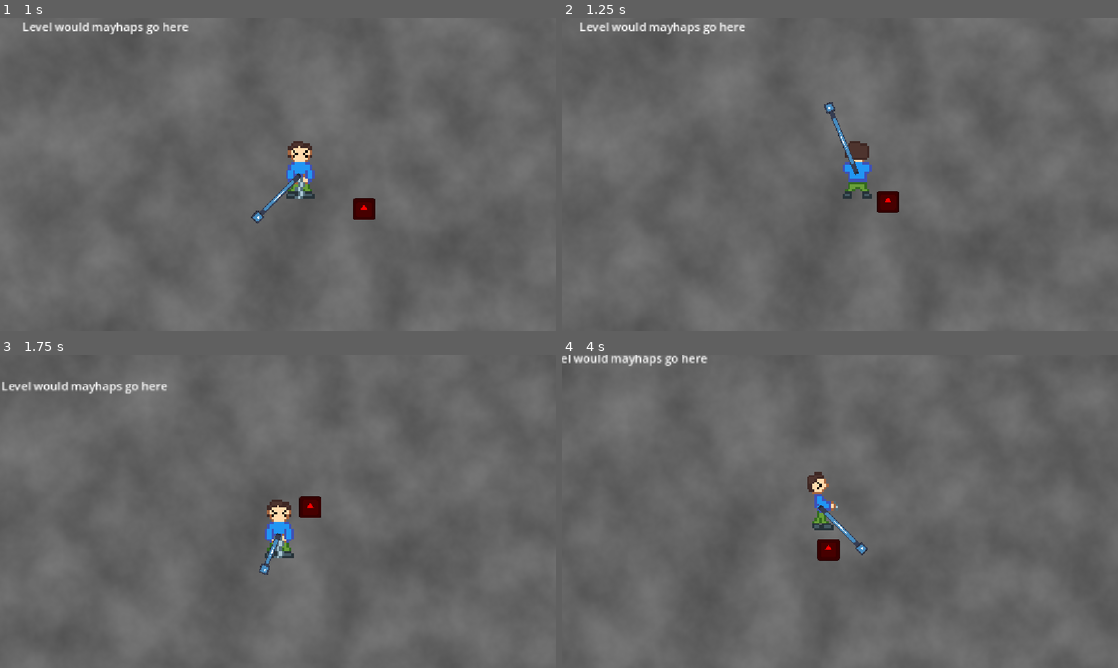
Above: before the commit, frames 1-4 (two rows, left to right).
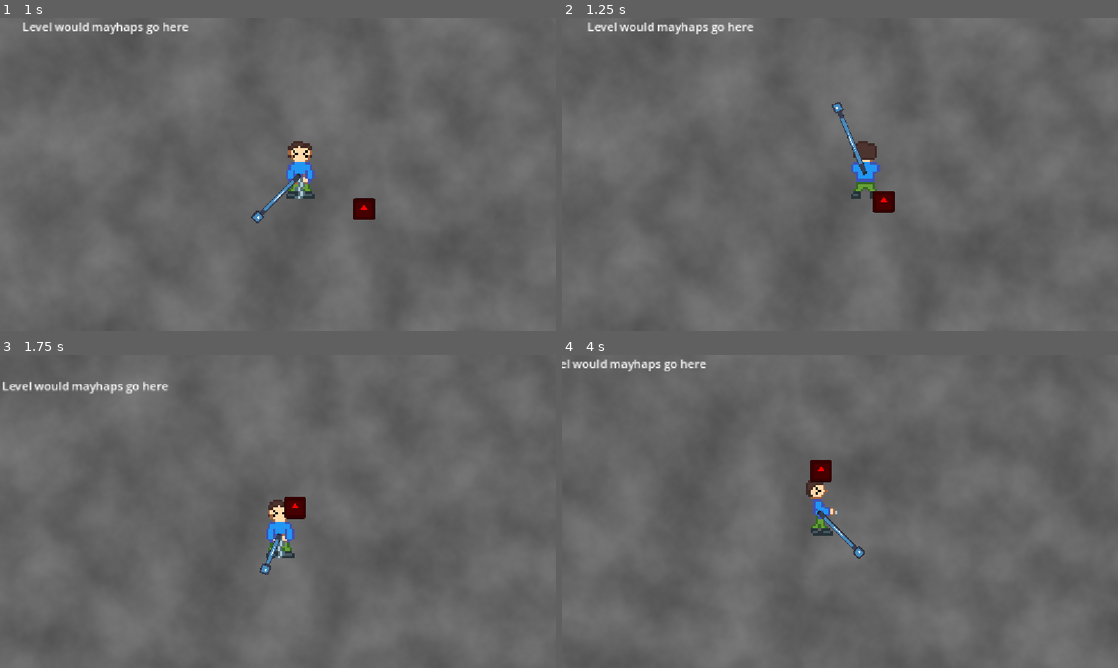
Above: after the commit, the same moments.

Repository: butteredsaltedtoast/super-miku-ball
Game: Godot game, scene res://levels/main_arena.tscn
The game is run twice, just before and just after one commit, with the same random seed, the same clock (stepped at 60 frames per second) and the same inputs. The engine's default icon, where the game draws it, is replaced by a stand-in: a white triangle on a blue panel in a dark square.
Inputs:
- Up to frame 1 (1 s): hold Right (arrow_right) from 0.53 s (still down); hold Z (primary) from 0.53 s (still down)
- Up to frame 2 (1.25 s): keep holding Right (arrow_right); keep holding Z (primary)
- Up to frame 3 (1.75 s): release Right (arrow_right) at 1.28 s; release Z (primary) at 1.28 s; hold Down (arrow_down) from 1.28 s (still down); tap Z (primary) at 1.35 s
- Up to frame 4 (4 s): release Down (arrow_down) at 2.03 s; hold Right (arrow_right) 2.03-2.78 s; hold Z (primary) 2.03-2.78 s; hold Up (arrow_up) 2.78-3.53 s; tap Z (primary) at 2.85 s; hold Left (arrow_left) from 3.53 s (still down); hold Z (primary) from 3.53 s (still down)

Frame 1 is identical in both runs. In frame 2, 1.7% of the frame differs, in the area x 3-61%, y 1-63%; in frame 3, 1.0%; in frame 4, 2.5%, in the area x 0-90%, y 0-100%.

Commit message:
add iframes and taking damage

Diff:
--- a/player/player.gd
+++ b/player/player.gd
@@ -4,9 +4,10 @@
 const ACCEL : float = 1500.0
 var yoyo_speed : float = 100.0
 var target_length : float = 80.0
-var health : int = 5
-@export var maxHealth : int = 5
+var health : float = 5.0
+@export var maxHealth : float = 5.0
 var retract_speed : float = 1.0
+var invincible = false
 @onready var anim_sprite = $AnimatedSprite2D
 @onready var rope = $YoyoPivot/Rope
 @onready var yoyo = $YoyoPivot/Yoyo
@@ -28,7 +29,23 @@
 		target_length = 80.0
 		retract_speed = 3.0
 
-	yoyo.position.x = move_toward($YoyoPivot/Yoyo.position.x, target_length, yoyo_speed * delta * retract_speed)
+	yoyo.position.x = move_toward(yoyo.position.x, target_length, yoyo_speed * delta * retract_speed)
 	rope.scale.x = 0.62 * yoyo.position.x / 80.0
 	rope.position.x = 40 + 0.5 * (yoyo.position.x - 80.0)
 	move_and_slide()
+
+	var hits = $Hurtbox.get_overlapping_bodies()
+	for body in hits:
+		if "enemies" in body.get_groups():
+			take_damage(1.0)
+
+func take_damage(damage: float) -> void:
+	if invincible:
+		return
+	health -= damage
+	#print("health: ", health)
+	invincible = true
+	$Timer.start()
+
+func _on_timer_timeout() -> void:
+	invincible = false
--- a/player/player.tscn
+++ b/player/player.tscn
@@ -29,7 +29,10 @@
 }]
 
 [sub_resource type="RectangleShape2D" id="RectangleShape2D_o33cc"]
-size = Vector2(83, 80)
+size = Vector2(17, 107)
+
+[sub_resource type="RectangleShape2D" id="RectangleShape2D_38vvf"]
+size = Vector2(30, 109)
 
 [node name="Player" type="CharacterBody2D" unique_id=1639121829]
 script = ExtResource("1_rkbax")
@@ -46,7 +49,7 @@
 texture = ExtResource("2_g1dw6")
 
 [node name="CollisionShape2D" type="CollisionShape2D" parent="." unique_id=732301362]
-position = Vector2(-0.5, 0)
+position = Vector2(-0.5, -7.5)
 shape = SubResource("RectangleShape2D_o33cc")
 
 [node name="YoyoPivot" type="Node2D" parent="." unique_id=1099705098]
@@ -78,3 +81,14 @@
 offset_bottom = 23.0
 scale = Vector2(1.5, 1.5)
 text = "Level would mayhaps go here"
+
+[node name="Hurtbox" type="Area2D" parent="." unique_id=778289037]
+
+[node name="CollisionShape2D" type="CollisionShape2D" parent="Hurtbox" unique_id=1320940085]
+position = Vector2(0, -7.5)
+shape = SubResource("RectangleShape2D_38vvf")
+
+[node name="Timer" type="Timer" parent="." unique_id=62535615]
+one_shot = true
+
+[connection signal="timeout" from="Timer" to="." method="_on_timer_timeout"]
--- a/player/yoyo.gd
+++ b/player/yoyo.gd
@@ -2,6 +2,6 @@
 
 
 func _on_body_entered(body: Node2D) -> void:
-	print(body.get_groups())
+	#print("yoyo hit ", body.get_groups())
 	if body.is_in_group("enemies"):
 		body.take_damage(25.0)
--- a/project.godot
+++ b/project.godot
@@ -26,7 +26,7 @@
 
 [editor_plugins]
 
-enabled=PackedStringArray()
+enabled=PackedStringArray("res://addons/godot_super-wakatime/plugin.cfg")
 
 [input]
 
